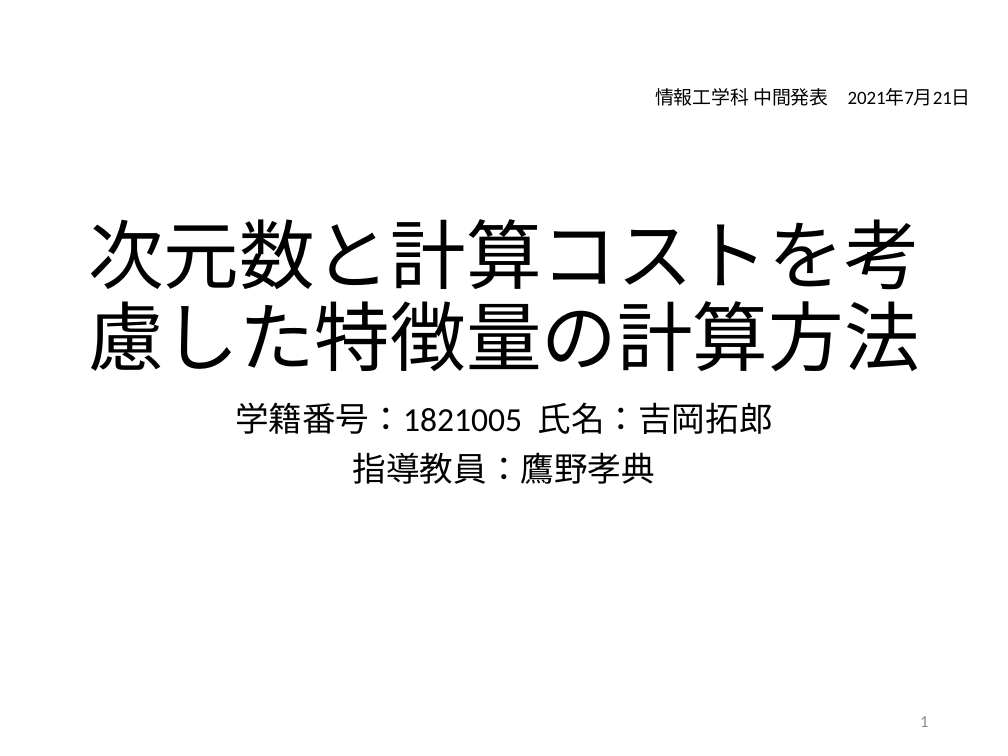
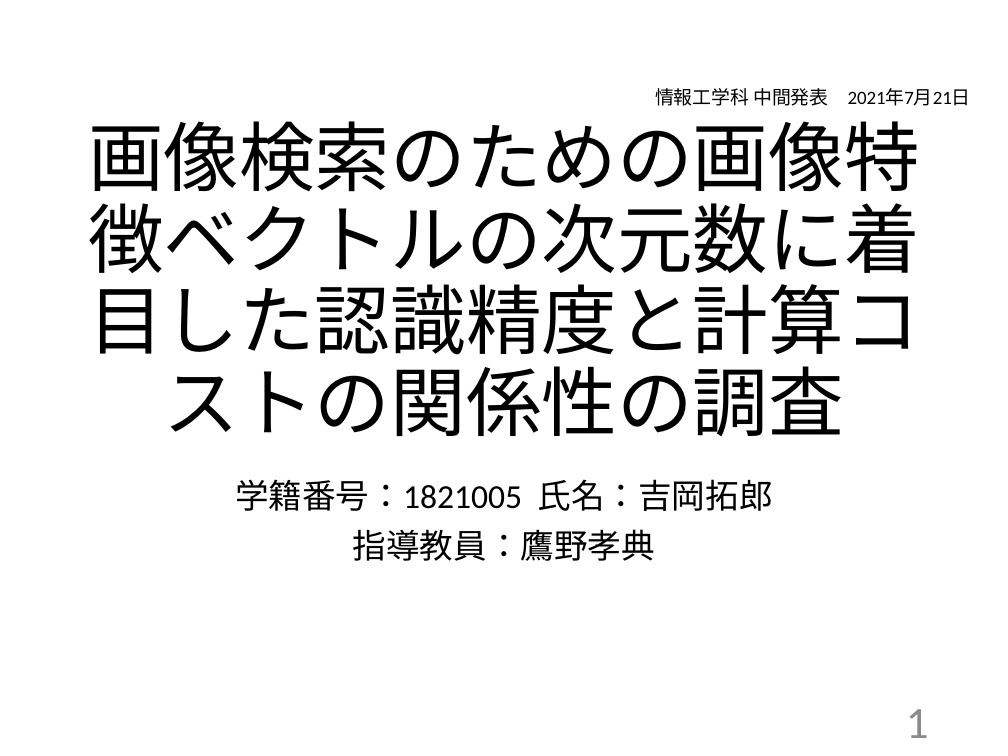
Before and after one commit to kait-takanolab/1821005-yoshioka-thesis, a slide deck: slide 1 of 1821005_中間発表.pptx. Drawn at 1008x756 pixels with LibreOffice and Linux fonts; fonts in the diff are those of the drawing. Boxes give left, top, right and bottom in pixels: in the first picture for what was removed or moved away, otherwise in the second. Text is boxed around its words. In the diff, an @@ line names an element or a change of style, - is before the commit and + after.

```diff
--- a/1821005_中間発表.pptx
+++ b/1821005_中間発表.pptx
@@ title at <box>88,121,920,436</box>: text changed @@
-次元数と計算コストを考慮した特徴量の計算方法
+画像検索のための画像特徴ベクトルの次元数に着目した認識精度と計算コストの関係性の調査
@@ subtitle "学籍番号：1821005 氏名：吉岡拓郎": place and size @@
-subtitle "学籍番号：1821005 氏名：吉岡拓郎" at <box>235,402,773,484</box>
+subtitle "学籍番号：1821005 氏名：吉岡拓郎" at <box>235,479,773,561</box>
@@ page number at <box>906,709,929,738</box>: size 12 to 32 pt @@
```
Also in this commit, not shown: 8 other slides changed, 2 slides added.
